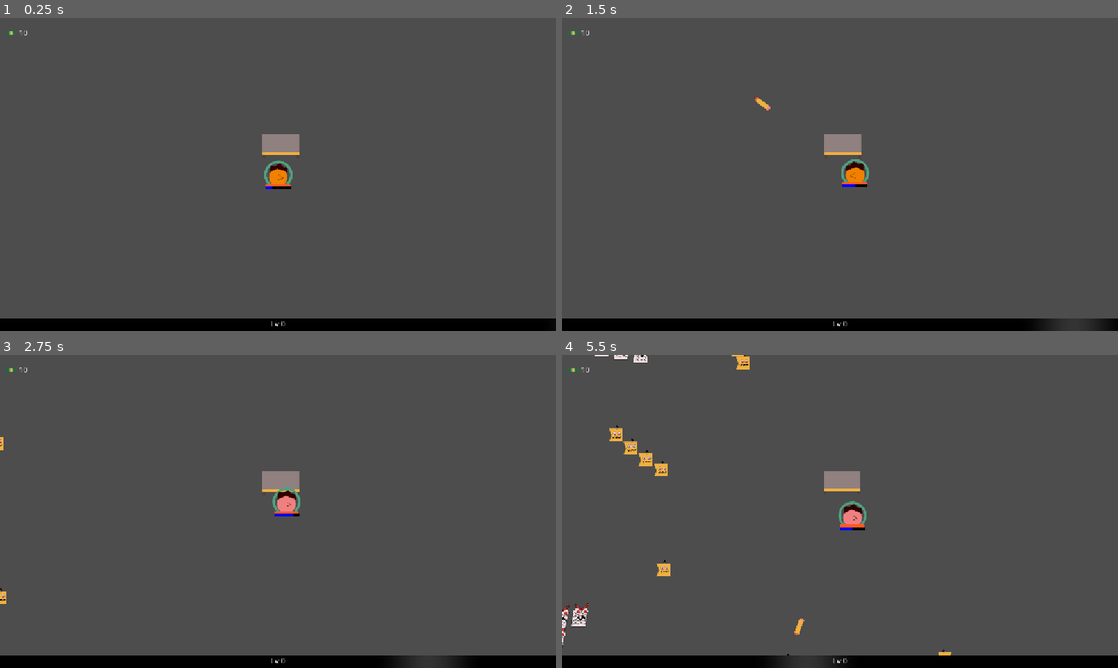
Above: before the commit, frames 1-4 (two rows, left to right).
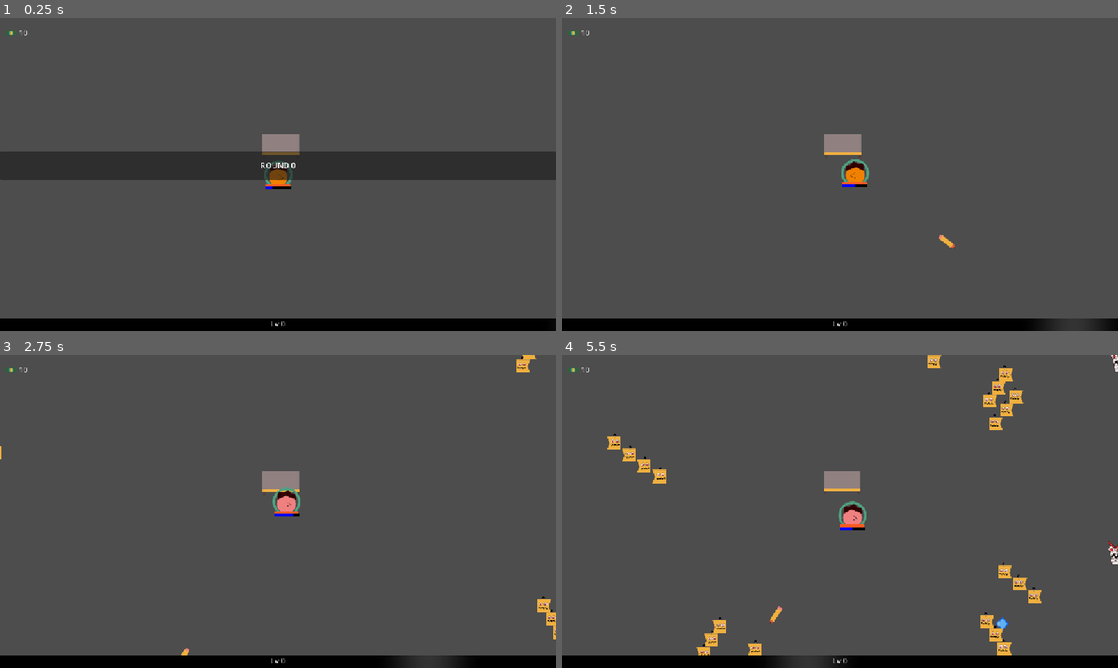
Above: after the commit, the same moments.

Repository: mathew-tran/LevelUpGameJam2025
Game: Godot game, scene res://Scene/Main.tscn
The game is run twice, just before and just after one commit, with the same random seed, the same clock (stepped at 60 frames per second) and the same inputs. Sound files missing from this copy of the repository are replaced by a short silence.
Inputs (mouse positions are in pixels of both pictures, inside the frame that each line leads up to):
- Up to frame 1 (0.25 s): no input
- Up to frame 2 (1.5 s): move the mouse to (962, 158) at 0.52 s; move the mouse to (728, 190) at 1.27 s
- Up to frame 3 (2.75 s): move the mouse to (333, 442) at 2.02 s
- Up to frame 4 (5.5 s): move the mouse to (812, 574) at 2.77 s; move the mouse to (1006, 558) at 3.52 s; move the mouse to (673, 464) at 4.27 s; move the mouse to (867, 511) at 5.02 s

The runs differ from the first frame. In frame 1, 9.1% of the frame differs, in the area x 0-100%, y 42-52%; in frame 2, 0.1%; in frame 3, 0.4%; in frame 4, 3.0%.

Commit message:
working on new wave system. it's mostly done, but needs content

Diff:
--- a/Content/CharacterPools/Common/Samantha.tres
+++ b/Content/CharacterPools/Common/Samantha.tres
@@ -68,8 +68,9 @@
 Picture = ExtResource("1_gfgr1")
 Projectile = ExtResource("1_shfyc")
 Spread = 1
-AttackSpeed = 10.0
+AttackSpeed = 5.0
 Damage = 2
 ProjectileSpeed = 20
+Penetration = 0
 Upgrades = Array[ExtResource("1_7ggyt")]([SubResource("Resource_bsnjl"), SubResource("Resource_2d2ap"), SubResource("Re …(233 unchanged characters)…
 metadata/_custom_type_script = "uid://dadt4pa7kewb"
--- a/Content/EnemyWaveData.gd
+++ b/Content/EnemyWaveData.gd
@@ -3,8 +3,13 @@
 class_name EnemyWaveData
 
 @export var EnemyWavePairings : Array[EnemyWavePairingData]
+@export var bIsBossWave = false
 
 func CreateEnemies():
+	if bIsBossWave:
+		Jukebox.ChangeFightMusic(load("res://Audio/Music/bosstheme (1).ogg"))
+	else:
+		Jukebox.ChangeFightMusic(load("res://Audio/Music/level25-battle (1).ogg"))
 	var enemiesSpawned = []
 	for wave in EnemyWavePairings:
 		var enemyClass = load(wave.GetEnemyPath())
@@ -25,7 +30,4 @@
 
 
 func GetSpawnPosition():
-		var playerPosition = Finder.GetPlayer().GetPlayerPosition()
-		var distanceAwayFromPlayer = 800
-		var direction = Vector2.RIGHT
-		return playerPosition + direction.rotated(randf_range(0, 360)) * distanceAwayFromPlayer
+	return Helper.GetRandomPositionAroundPoint(Finder.GetPlayer().GetPlayerPosition(), 800)
--- a/Content/EnemyWavePairingData.gd
+++ b/Content/EnemyWavePairingData.gd
@@ -5,6 +5,7 @@
 enum ENEMY_TYPE {
 	WEAK_A,
 	WEAK_B,
+	FAST_A
 }
 @export var EnemyTypeToSpawn : ENEMY_TYPE
 @export var AmountToSpawn = 20
@@ -16,3 +17,5 @@
 			return "res://Prefabs/Enemies/EnemyStickyNote.tscn"
 		ENEMY_TYPE.WEAK_B:
 			return "res://Prefabs/Enemies/BaseEnemy.tscn"
+		ENEMY_TYPE.FAST_A:
+			return "res://Prefabs/Enemies/EnemyDisk.tscn"
--- a/Content/EnemyWaves/Wave1.tres
+++ b/Content/EnemyWaves/Wave1.tres
@@ -6,16 +6,17 @@
 [sub_resource type="Resource" id="Resource_l0poy"]
 script = ExtResource("1_u8h2j")
 EnemyTypeToSpawn = 0
-AmountToSpawn = 100
+AmountToSpawn = 10
 metadata/_custom_type_script = "uid://bqsegjg1rqs3m"
 
 [sub_resource type="Resource" id="Resource_0evdo"]
 script = ExtResource("1_u8h2j")
 EnemyTypeToSpawn = 1
-AmountToSpawn = 10
+AmountToSpawn = 2
 metadata/_custom_type_script = "uid://bqsegjg1rqs3m"
 
 [resource]
 script = ExtResource("2_l5v21")
 EnemyWavePairings = Array[ExtResource("1_u8h2j")]([SubResource("Resource_l0poy"), SubResource("Resource_0evdo")])
+bIsBossWave = false
 metadata/_custom_type_script = "uid://u601p82tca2h"
--- a/Content/EnemyWaves/Wave2.tres
+++ b/Content/EnemyWaves/Wave2.tres
@@ -18,4 +18,5 @@
 [resource]
 script = ExtResource("2_2jt27")
 EnemyWavePairings = Array[ExtResource("1_athsv")]([SubResource("Resource_l0poy"), SubResource("Resource_0evdo")])
+bIsBossWave = false
 metadata/_custom_type_script = "uid://u601p82tca2h"
--- /dev/null
+++ b/Content/EnemyWaves/Wave3.tres
@@ -0,0 +1,16 @@
+[gd_resource type="Resource" script_class="EnemyWaveData" load_steps=4 format=3 uid="uid://100ehfhk0iow"]
+
+[ext_resource type="Script" uid="uid://bqsegjg1rqs3m" path="res://Content/EnemyWavePairingData.gd" id="1_ljidi"]
+[ext_resource type="Script" uid="uid://u601p82tca2h" path="res://Content/EnemyWaveData.gd" id="2_0r62m"]
+
+[sub_resource type="Resource" id="Resource_ljidi"]
+script = ExtResource("1_ljidi")
+EnemyTypeToSpawn = 2
+AmountToSpawn = 15
+metadata/_custom_type_script = "uid://bqsegjg1rqs3m"
+
+[resource]
+script = ExtResource("2_0r62m")
+EnemyWavePairings = Array[ExtResource("1_ljidi")]([SubResource("Resource_ljidi")])
+bIsBossWave = true
+metadata/_custom_type_script = "uid://u601p82tca2h"
--- /dev/null
+++ b/Content/EnemyWaves/Wave4.tres
@@ -0,0 +1,40 @@
+[gd_resource type="Resource" script_class="EnemyWaveData" load_steps=8 format=3 uid="uid://b7fax5y6wyf8q"]
+
+[ext_resource type="Script" uid="uid://bqsegjg1rqs3m" path="res://Content/EnemyWavePairingData.gd" id="1_f6e1x"]
+[ext_resource type="Script" uid="uid://u601p82tca2h" path="res://Content/EnemyWaveData.gd" id="2_nrixh"]
+
+[sub_resource type="Resource" id="Resource_f6e1x"]
+script = ExtResource("1_f6e1x")
+EnemyTypeToSpawn = 0
+AmountToSpawn = 10
+metadata/_custom_type_script = "uid://bqsegjg1rqs3m"
+
+[sub_resource type="Resource" id="Resource_nrixh"]
+script = ExtResource("1_f6e1x")
+EnemyTypeToSpawn = 1
+AmountToSpawn = 10
+metadata/_custom_type_script = "uid://bqsegjg1rqs3m"
+
+[sub_resource type="Resource" id="Resource_8mqlw"]
+script = ExtResource("1_f6e1x")
+EnemyTypeToSpawn = 1
+AmountToSpawn = 5
+metadata/_custom_type_script = "uid://bqsegjg1rqs3m"
+
+[sub_resource type="Resource" id="Resource_0aw2s"]
+script = ExtResource("1_f6e1x")
+EnemyTypeToSpawn = 0
+AmountToSpawn = 2
+metadata/_custom_type_script = "uid://bqsegjg1rqs3m"
+
+[sub_resource type="Resource" id="Resource_iur1f"]
+script = ExtResource("1_f6e1x")
+EnemyTypeToSpawn = 1
+AmountToSpawn = 10
+metadata/_custom_type_script = "uid://bqsegjg1rqs3m"
+
+[resource]
+script = ExtResource("2_nrixh")
+EnemyWavePairings = Array[ExtResource("1_f6e1x")]([SubResource("Resource_f6e1x"), SubResource("Resource_nrixh"), SubResource("Resource_8mqlw"), SubResource("Resource_0aw2s"), SubResource("Resource_iur1f")])
+bIsBossWave = false
+metadata/_custom_type_script = "uid://u601p82tca2h"
--- a/Content/Mark.tres
+++ b/Content/Mark.tres
@@ -65,5 +65,6 @@
 AttackSpeed = 1.0
 Damage = 10
 ProjectileSpeed = 8
+Penetration = 0
 Upgrades = Array[ExtResource("3_yjmju")]([SubResource("Resource_ia558"), SubResource("Resource_8w7eq"), SubResource("Re …(233 unchanged characters)…
 metadata/_custom_type_script = "uid://dadt4pa7kewb"
--- /dev/null
+++ b/Prefabs/Enemies/EnemyDisk.tscn
@@ -0,0 +1,29 @@
+[gd_scene load_steps=5 format=3 uid="uid://fk8yyp4pv7ng"]
+
+[ext_resource type="PackedScene" uid="uid://cae8gsfov06bs" path="res://Prefabs/Enemies/BaseEnemy.tscn" id="1_7fj1c"]
+[ext_resource type="Texture2D" uid="uid://bt2pr2vdqrkp" path="res://Art/Enemy/Disk.png" id="2_i1ixp"]
+
+[sub_resource type="RectangleShape2D" id="RectangleShape2D_dtmvh"]
+size = Vector2(39, 41)
+
+[sub_resource type="CircleShape2D" id="CircleShape2D_74wva"]
+radius = 19.0263
+
+[node name="BaseEnemy" instance=ExtResource("1_7fj1c")]
+mass = 3.0
+Speed = 120
+Damage = 1
+
+[node name="Sprite2D" parent="." index="0"]
+texture = ExtResource("2_i1ixp")
+
+[node name="CollisionShape2D" parent="." index="1"]
+position = Vector2(-0.5, 2.5)
+shape = SubResource("RectangleShape2D_dtmvh")
+
+[node name="HealthComponent" parent="." index="2"]
+MaxHealth = 100
+
+[node name="CollisionShape2D" parent="Area2D" index="0"]
+position = Vector2(0, 3)
+shape = SubResource("CircleShape2D_74wva")
--- /dev/null
+++ b/Prefabs/UI/WavePanel.tscn
@@ -0,0 +1,67 @@
+[gd_scene load_steps=5 format=3 uid="uid://dbxbafkso5jls"]
+
+[ext_resource type="Script" uid="uid://dmgn5f8kmdwhl" path="res://Scripts/UI/WavePanel.gd" id="1_aog3h"]
+
+[sub_resource type="Animation" id="Animation_lwq4p"]
+resource_name = "anim"
+tracks/0/type = "value"
+tracks/0/imported = false
+tracks/0/enabled = true
+tracks/0/path = NodePath(".:scale")
+tracks/0/interp = 1
+tracks/0/loop_wrap = true
+tracks/0/keys = {
+"times": PackedFloat32Array(0, 0.233333, 0.866667, 1),
+"transitions": PackedFloat32Array(1, 1, 1, 1),
+"update": 0,
+"values": [Vector2(1, 1e-05), Vector2(1, 1), Vector2(1, 1), Vector2(1, 1e-05)]
+}
+
+[sub_resource type="Animation" id="Animation_bpky0"]
+length = 0.001
+tracks/0/type = "value"
+tracks/0/imported = false
+tracks/0/enabled = true
+tracks/0/path = NodePath(".:scale")
+tracks/0/interp = 1
+tracks/0/loop_wrap = true
+tracks/0/keys = {
+"times": PackedFloat32Array(0),
+"transitions": PackedFloat32Array(1),
+"update": 0,
+"values": [Vector2(1, 1)]
+}
+
+[sub_resource type="AnimationLibrary" id="AnimationLibrary_1g686"]
+_data = {
+&"RESET": SubResource("Animation_bpky0"),
+&"anim": SubResource("Animation_lwq4p")
+}
+
+[node name="WavePanel" type="Panel"]
+custom_minimum_size = Vector2(0, 60)
+anchors_preset = 14
+anchor_top = 0.5
+anchor_right = 1.0
+anchor_bottom = 0.5
+offset_top = -38.0
+grow_horizontal = 2
+grow_vertical = 2
+pivot_offset = Vector2(0, 30)
+script = ExtResource("1_aog3h")
+
+[node name="Label" type="Label" parent="."]
+layout_mode = 1
+anchors_preset = 15
+anchor_right = 1.0
+anchor_bottom = 1.0
+grow_horizontal = 2
+grow_vertical = 2
+text = "WAVE 0"
+horizontal_alignment = 1
+vertical_alignment = 1
+
+[node name="AnimationPlayer" type="AnimationPlayer" parent="."]
+libraries = {
+&"": SubResource("AnimationLibrary_1g686")
+}
--- a/Scene/Main.tscn
+++ b/Scene/Main.tscn
@@ -7,6 +7,7 @@
 [ext_resource type="PackedScene" uid="uid://wxay2kx6dg3m" path="res://Prefabs/UI/EXPBar.tscn" id="6_aan6j"]
 [ext_resource type="PackedScene" uid="uid://cu8sskt8qxtpq" path="res://Prefabs/UI/LevelUp.tscn" id="7_hueuk"]
 [ext_resource type="PackedScene" uid="uid://davv3kxe782ay" path="res://Prefabs/UI/GameOverPanel.tscn" id="8_6a8me"]
+[ext_resource type="PackedScene" uid="uid://dbxbafkso5jls" path="res://Prefabs/UI/WavePanel.tscn" id="9_vm4ek"]
 [ext_resource type="PackedScene" uid="uid://bbf88e2kibbpj" path="res://Prefabs/UI/MoneyUI.tscn" id="9_yg4ot"]
 [ext_resource type="PackedScene" uid="uid://bjgcp7sfsa22j" path="res://Prefabs/PickupCleaner.tscn" id="11_vm4ek"]
 
@@ -48,4 +49,7 @@
 offset_right = 57.0
 offset_bottom = 42.0
 
+[node name="WavePanel" parent="CanvasLayer" instance=ExtResource("9_vm4ek")]
+visible = false
+
 [node name="PickupCleaner" parent="." instance=ExtResource("11_vm4ek")]
--- a/Scripts/Autoload/Helper.gd
+++ b/Scripts/Autoload/Helper.gd
@@ -14,3 +14,13 @@
 			file_paths.append(file_path)
 		file_name = dir.get_next()
 	return file_paths
+
+func DropEXPOrb(amount, position):
+	var instance = load("res://Prefabs/Pickups/EXP.tscn").instantiate()
+	instance.global_position = position
+	instance.Amount = amount
+	Finder.GetPickupGroup().call_deferred("add_child", instance)
+
+func GetRandomPositionAroundPoint(pos, distance):
+	var direction = Vector2.RIGHT
+	return pos + direction.rotated(randf_range(0, 360)) * distance
--- a/Scripts/Autoload/Jukebox.gd
+++ b/Scripts/Autoload/Jukebox.gd
@@ -7,6 +7,7 @@
 	CONTINUE,
 	SHOP,
 	FIGHT,
+	BOSS,
 	DEAD
 }
 
@@ -65,6 +66,10 @@
 		MUSIC_TYPE.CONTINUE:
 			return
 
+func ChangeFightMusic(audioStream):
+	if stream != audioStream:
+		stream = audioStream
+		Resume(self)
 
 func PlaySFX(audiostream : AudioStream):
 	if audiostream:
--- a/Scripts/Enemy.gd
+++ b/Scripts/Enemy.gd
@@ -28,10 +28,7 @@
 	Jukebox.PlaySFX(load("res://Audio/SFX/hit.wav"))
 
 func OnDeath():
-	var instance = load("res://Prefabs/Pickups/EXP.tscn").instantiate()
-	instance.global_position = global_position
-	instance.Amount = EXPToDrop
-	Finder.GetPickupGroup().call_deferred("add_child", instance)
+	Helper.DropEXPOrb(EXPToDrop, global_position)
 	var result = randi() % 100
 	if result <= MoneyDropChance:
 		var moneyInstance = load("res://Prefabs/Pickups/Money.tscn").instantiate()
--- a/Scripts/Game.gd
+++ b/Scripts/Game.gd
@@ -6,6 +6,7 @@
 signal OnGameOver
 signal OnRemoveCharFromGame(char)
 signal OnMoneyUpdate(amount)
+signal OnRoundUpdate(roundNumber, bIsBoss)
 var SubStatTeamHealth : Resource
 
 var Money = 10
@@ -14,6 +15,7 @@
 	Setup()
 func _ready() -> void:
 	Jukebox.PlayMusic(JukeboxPlayer.MUSIC_TYPE.FIGHT)
+
 
 func Setup():
 	SubStatTeamHealth = SubStatResourceData.new()
--- a/Scripts/Pickups/EXP.gd
+++ b/Scripts/Pickups/EXP.gd
@@ -5,13 +5,19 @@
 @export var Amount = 5
 var bMoveTowardsPlayer  = false
 
+func _enter_tree() -> void:
+	scale = Vector2.ZERO
+
 func _ready() -> void:
+
 	if Amount > 1000:
 		$Sprite2D.texture = load("res://Art/Pickups/EXP3.png")
 	elif Amount > 500:
 		$Sprite2D.texture = load("res://Art/Pickups/EXP2.png")
 	elif Amount >= 100:
 		$Sprite2D.texture = load("res://Art/Pickups/EXP1.png")
+	var tween = get_tree().create_tween()
+	tween.tween_property(self, "scale", Vector2.ONE, .2)
 	_on_poll_timer_timeout()
 func IsFollowing():
 	return bMoveTowardsPlayer
--- a/Scripts/Spawner.gd
+++ b/Scripts/Spawner.gd
@@ -3,14 +3,19 @@
 @export_dir var WavesDirectory
 
 var Waves = []
+var Round = 0
 func _ready() -> void:
 	Waves = Helper.GetAllFilePaths(WavesDirectory)
+	print(Waves)
 	SpawnNextWave()
 
 func SpawnNextWave():
 	if Waves.size() > 0:
 		var newWave = load(Waves.pop_front()) as EnemyWaveData
-		await newWave.CreateEnemies()
+		Round += 1
+		newWave.CreateEnemies()
+		Finder.GetGame().OnRoundUpdate.emit(Round, newWave.bIsBossWave)
+
 		print(newWave.resource_path + " START")
 		$Timer.start()
 	else:
@@ -21,5 +26,12 @@
 
 func _on_timer_timeout() -> void:
 	if Finder.GetEnemyGroup().get_child_count() <= 0:
+		$Timer.stop()
+
+
+		for x in range(0, Round):
+			var spawnPosition = Helper.GetRandomPositionAroundPoint(Finder.GetPlayer().GetPlayerPosition(),
+			200)
+			Helper.DropEXPOrb(200, spawnPosition)
+
 		SpawnNextWave()
-		$Timer.stop()
--- a/Scripts/UI/EXPBar.gd
+++ b/Scripts/UI/EXPBar.gd
@@ -30,9 +30,9 @@
 		Jukebox.PlayXPSFX(lerp(1.0, 2.5, value))
 		if EXP >= MaxEXP:
 			EXP = 0
-			MaxEXP *= 1.1
-			if MaxEXP >= 2000:
-				MaxEXP = 2000
+			MaxEXP *= 1.2
+			if MaxEXP >= 4000:
+				MaxEXP = 4000
 			Level += 1
 			OnLevelUp.emit()
 		Update()
--- /dev/null
+++ b/Scripts/UI/WavePanel.gd
@@ -0,0 +1,14 @@
+extends Panel
+
+func _ready() -> void:
+	Finder.GetGame().OnRoundUpdate.connect(OnRoundUpdate)
+	OnRoundUpdate(0, false)
+func OnRoundUpdate(number, bIsBoss):
+	if bIsBoss:
+		$Label.text = "BOSS WAVE"
+	else:
+		$Label.text = "ROUND " + str(number)
+	visible = true
+	$AnimationPlayer.play("anim")
+	await $AnimationPlayer.animation_finished
+	visible = false
Binary file added: Art/Enemy/Disk.png
Not shown, added: Art/Enemy/Disk.png.import
Not shown, added: Audio/Music/bosstheme (1).ogg.import
Not shown: 1 places in Scene/Main.tscn that only renumber resources
Not shown, added: Scripts/UI/WavePanel.gd.uid
Not shown, added: Audio/Music/bosstheme (1).ogg
